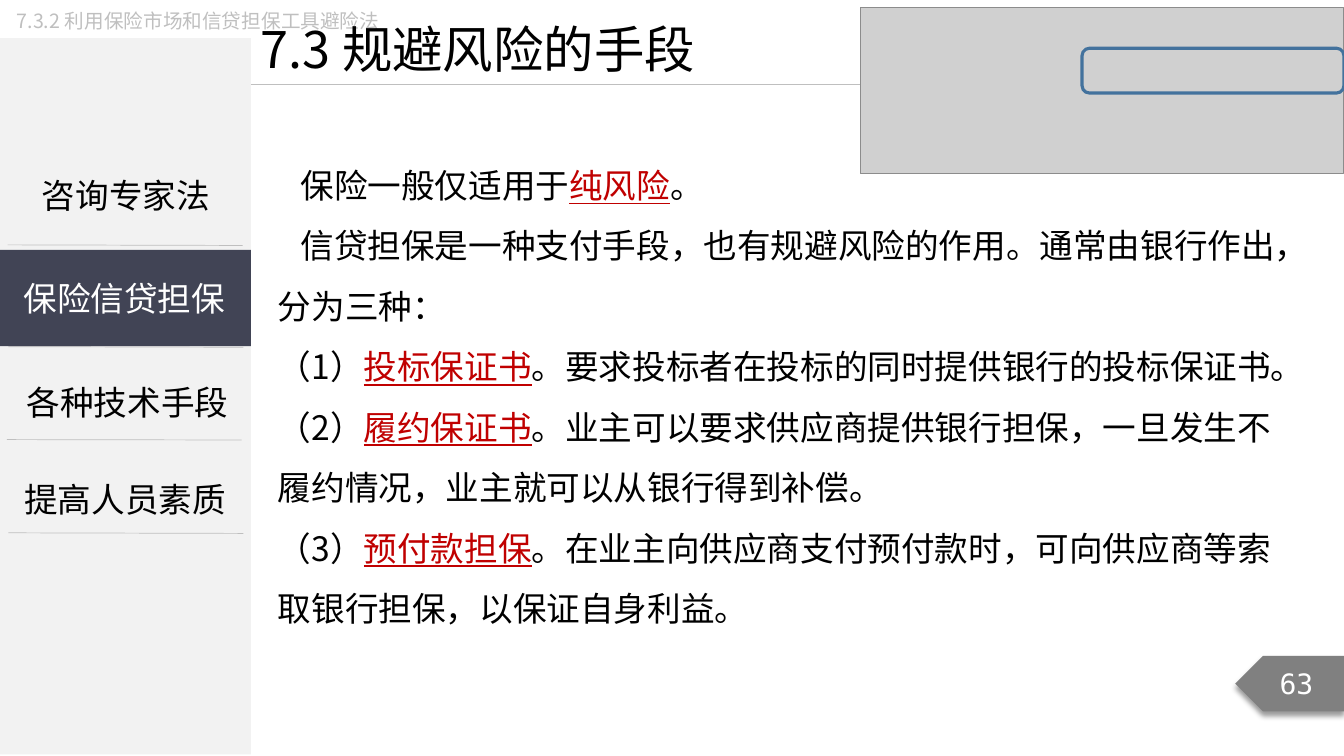
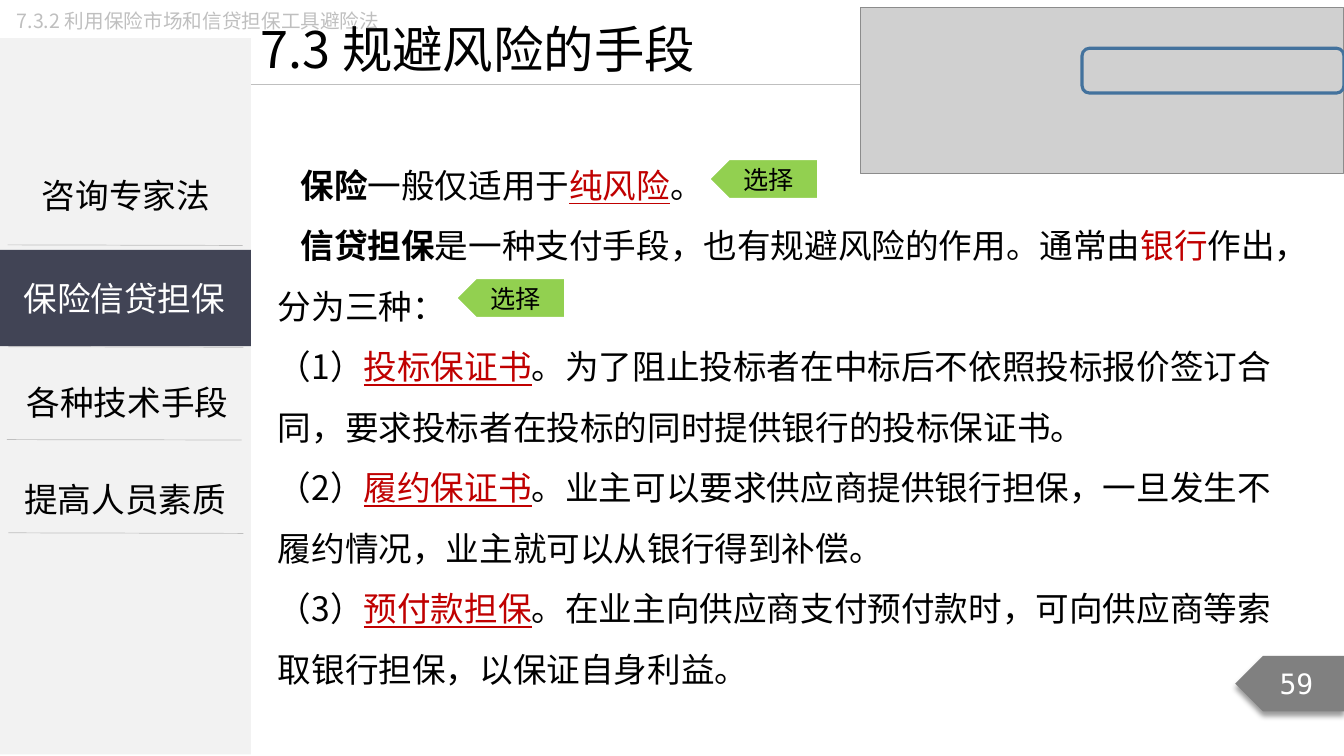
Before and after one commit to Call-me-zhy/tangtang, a slide deck: slide 59 of 3 国际商务谈判/课件/国际商务谈判精讲8.pptx (slide 63 before the commit). Drawn at 1344x756 pixels with LibreOffice and Linux fonts; fonts in the diff are those of the drawing; grey boxes stand for pictures. Boxes give left, top, right and bottom in pixels: in the first picture for what was removed or moved away, otherwise in the second. Text is boxed around its words. In the diff, an @@ line names an element or a change of style, - is before the commit and + after.

```diff
--- a/3 国际商务谈判/课件/国际商务谈判精讲8.pptx
+++ b/3 国际商务谈判/课件/国际商务谈判精讲8.pptx
@@ text at (278, 169, 1308, 322): bold on in "保险一般仅适用于纯风险。", "信贷担保是一种支付手段，也有规避风险的作用。通常由银行作出，分为三种："; text colour #000000 to #C00000 in "信贷担保是一种支付手段，也有规避风险的作用。通常由银行作出，分为三种：" @@
@@ pentagon arrow added at (710, 159, 819, 200), fill #92D050, outline #FFFFFF 1.5 pt, 18 pt, text #000000 @@
+选择
@@ pentagon arrow added at (457, 278, 566, 319), fill #92D050, outline #FFFFFF 1.5 pt, 18 pt, text #000000 @@
+选择
@@ text at (278, 350, 1271, 444): text changed @@
-（1）投标保证书。要求投标者在投标的同时提供银行的投标保证书。
+（1）投标保证书。为了阻止投标者在中标后不依照投标报价签订合同，要求投标者在投标的同时提供银行的投标保证书。
@@ page number at (1280, 673, 1314, 695): text changed @@
-63
+59
```
Also in this commit, not shown: 44 other slides changed, 9 slides added, 7 slides removed, 3 other files.
